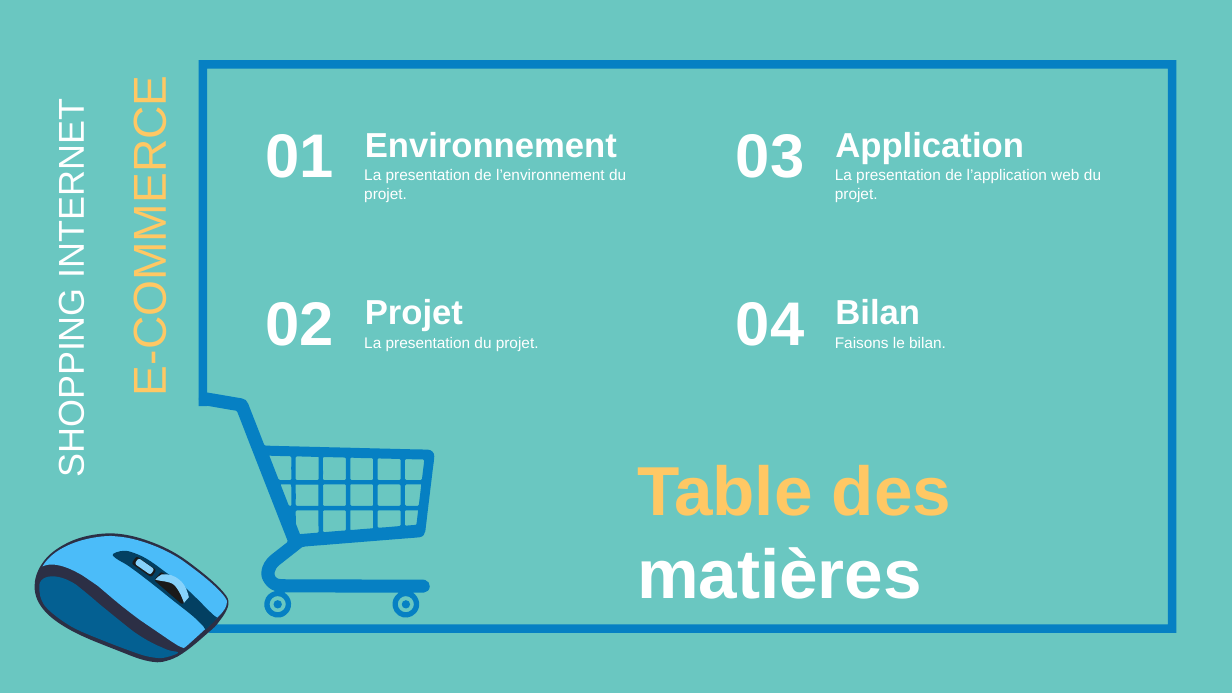
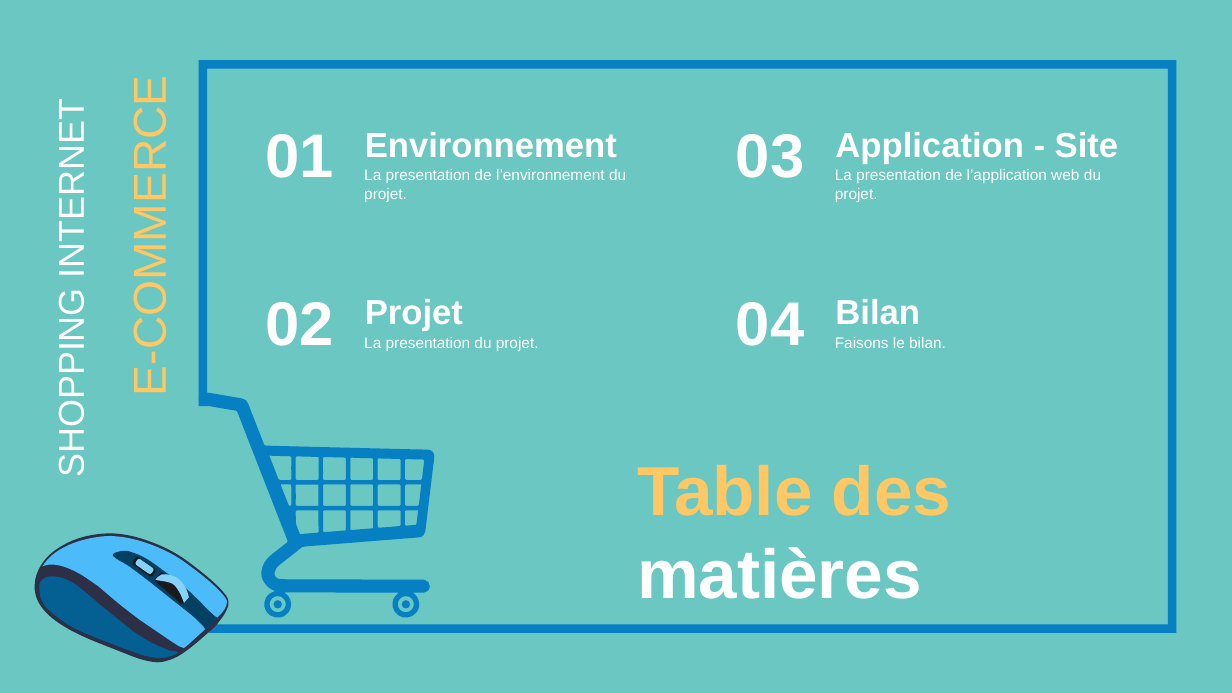
Before and after one commit to MaximeFerrand/E-Shop, a slide deck: slide 2 of PPT/Présentation1.pptx. Drawn at 1232x693 pixels with LibreOffice and Linux fonts; fonts in the diff are those of the drawing. Boxes give left, top, right and bottom in pixels: in the first picture for what was removed or moved away, otherwise in the second. Text is boxed around its words. In the diff, an @@ line names an element or a change of style, - is before the commit and + after.

```diff
--- a/PPT/Présentation1.pptx
+++ b/PPT/Présentation1.pptx
@@ text at box(835, 132, 1119, 164): text changed @@
-Application
+Application - Site
```
Also in this commit, not shown: 8 other slides changed, 1 slide added.
